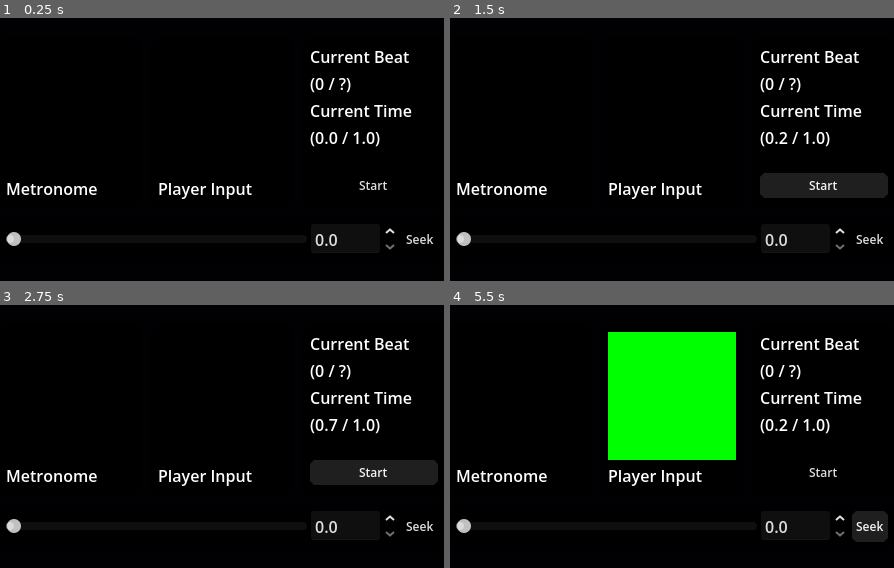
Above: before the commit, frames 1-4 (two rows, left to right).
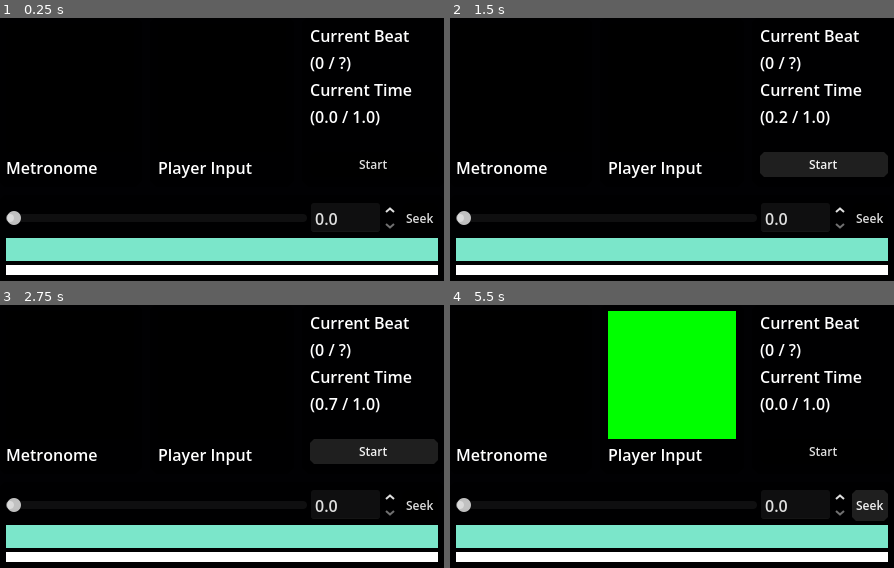
Above: after the commit, the same moments.

Repository: Person552/tower-swing
Game: Godot game, scene res://scenes/beat_mapper.tscn
Two runs of this game, one before a commit and one after it. Both use one fixed random seed, a clock stepped at 60 frames per second and the inputs below. This scene is started directly instead of the project's main scene. Sound files missing from this copy of the repository are replaced by a short silence.
Inputs:
- Up to frame 1 (0.25 s): no input
- Up to frame 2 (1.5 s): click "Seek" at 0.5 s; click "Start" at 1.25 s
- Up to frame 3 (2.75 s): click "Start" at 2 s
- Up to frame 4 (5.5 s): click "Seek" at 2.75 s; click "Start" at 3.5 s; click "Seek" at 4.25 s; tap Enter (ui_accept) at 5, 5.27 s; tap Space (hook) at 5.1 s

The runs differ from the first frame. In frame 1, 18% of the frame differs, in the area x 1-99%, y 4-98%; in frame 2, 22%; in frame 3, 22%; in frame 4, 22%, in the area x 1-99%, y 2-98%.
Error after the commit: Invalid assignment of property or key 'max_value' with value of type 'float' on a base object of type 'null instance'. (res://scripts/beat_mapper.gd:102)

Commit message:
Beatmapper Changes
UI changes to beatmapper

Diff:
--- /dev/null
+++ b/beatmaps/testmap1.json
@@ -0,0 +1,207 @@
+[
+	{
+		"notes": "Time: 1.29310344827586s",
+		"release": 8,
+		"start": 5
+	},
+	{
+		"notes": "Time: 3.62068965517241s",
+		"release": 2,
+		"start": 1
+	},
+	{
+		"notes": "Time: 5.17241379310345s",
+		"release": 4,
+		"start": 4
+	},
+	{
+		"notes": "Time: 6.46551724137931s",
+		"release": 2,
+		"start": 1
+	},
+	{
+		"notes": "Time: 7.24137931034483s",
+		"release": 5,
+		"start": 1
+	},
+	{
+		"notes": "Time: 10.0862068965517s",
+		"release": 4,
+		"start": 6
+	},
+	{
+		"notes": "Time: 11.3793103448276s",
+		"release": 5,
+		"start": 1
+	},
+	{
+		"notes": "Time: 13.448275862069s",
+		"release": 1,
+		"start": 3
+	},
+	{
+		"notes": "Time: 14.2241379310345s",
+		"release": 1,
+		"start": 2
+	},
+	{
+		"notes": "Time: 14.7413793103448s",
+		"release": 6,
+		"start": 1
+	},
+	{
+		"notes": "Time: 16.551724137931s",
+		"release": 2,
+		"start": 1
+	},
+	{
+		"notes": "Time: 17.5862068965517s",
+		"release": 4,
+		"start": 2
+	},
+	{
+		"notes": "Time: 19.9137931034483s",
+		"release": 2,
+		"start": 5
+	},
+	{
+		"notes": "Time: 21.2068965517241s",
+		"release": 2,
+		"start": 3
+	},
+	{
+		"notes": "Time: 21.9827586206897s",
+		"release": 2,
+		"start": 1
+	},
+	{
+		"notes": "Time: 22.7586206896552s",
+		"release": 8,
+		"start": 1
+	},
+	{
+		"notes": "Time: 25.3448275862069s",
+		"release": 3,
+		"start": 2
+	},
+	{
+		"notes": "Time: 26.8965517241379s",
+		"release": 3,
+		"start": 3
+	},
+	{
+		"notes": "Time: 28.448275862069s",
+		"release": 4,
+		"start": 3
+	},
+	{
+		"notes": "Time: 30.2586206896552s",
+		"release": 1,
+		"start": 3
+	},
+	{
+		"notes": "Time: 30.7758620689655s",
+		"release": 1,
+		"start": 1
+	},
+	{
+		"notes": "Time: 31.2931034482759s",
+		"release": 1,
+		"start": 1
+	},
+	{
+		"notes": "Time: 31.8103448275862s",
+		"release": 1,
+		"start": 1
+	},
+	{
+		"notes": "Time: 32.3275862068966s",
+		"release": 1,
+		"start": 1
+	},
+	{
+		"notes": "Time: 32.8448275862069s",
+		"release": 2,
+		"start": 1
+	},
+	{
+		"notes": "Time: 33.8793103448276s",
+		"release": 3,
+		"start": 2
+	},
+	{
+		"notes": "Time: 35.4310344827586s",
+		"release": 8,
+		"start": 3
+	},
+	{
+		"notes": "Time: 39.5689655172414s",
+		"release": 3,
+		"start": 8
+	},
+	{
+		"notes": "Time: 41.3793103448276s",
+		"release": 8,
+		"start": 4
+	},
+	{
+		"notes": "Time: 43.9655172413793s",
+		"release": 2,
+		"start": 2
+	},
+	{
+		"notes": "Time: 45.2586206896552s",
+		"release": 2,
+		"start": 1
+	},
+	{
+		"notes": "Time: 46.0344827586207s",
+		"release": 1,
+		"start": 1
+	},
+	{
+		"notes": "Time: 46.551724137931s",
+		"release": 4,
+		"start": 1
+	},
+	{
+		"notes": "Time: 48.3620689655172s",
+		"release": 3,
+		"start": 3
+	},
+	{
+		"notes": "Time: 49.6551724137931s",
+		"release": 6,
+		"start": 2
+	},
+	{
+		"notes": "Time: 51.7241379310345s",
+		"release": 2,
+		"start": 2
+	},
+	{
+		"notes": "Time: 52.7586206896552s",
+		"release": 4,
+		"start": 2
+	},
+	{
+		"notes": "Time: 54.3103448275862s",
+		"release": 3,
+		"start": 2
+	},
+	{
+		"notes": "Time: 56.3793103448276s",
+		"release": 7,
+		"start": 5
+	},
+	{
+		"notes": "Time: 60.0s",
+		"release": 4,
+		"start": 7
+	},
+	{
+		"notes": "Time: 61.8103448275862s",
+		"release": 2,
+		"start": 3
+	}
+]
--- a/scenes/beat_mapper.tscn
+++ b/scenes/beat_mapper.tscn
@@ -1,9 +1,10 @@
 [gd_scene format=3 uid="uid://dc3iwum81y1ny"]
 
 [ext_resource type="Script" uid="uid://b3unkbyuvjwva" path="res://scripts/beat_mapper.gd" id="1_7jouc"]
-[ext_resource type="AudioStream" path="res://songs/Fools Masquerade.mp3" id="2_v6knf"]
+[ext_resource type="AudioStream" uid="uid://dvwf83ar1cf2n" path="res://songs/Fools Masquerade - CHiMERA.mp3" id="2_v6knf"]
 [ext_resource type="AudioStream" uid="uid://226hpkjr87k6" path="res://songs/Cyborg Ninja.mp3" id="2_xw4ct"]
 [ext_resource type="AudioStream" uid="uid://d2lbruwtwkpym" path="res://sounds/metronome.mp3" id="3_0wntc"]
+[ext_resource type="Texture2D" uid="uid://b4rvbbjrlorey" path="res://textures/shader_white.png" id="5_n42sg"]
 
 [sub_resource type="StyleBoxFlat" id="StyleBoxFlat_cg64t"]
 bg_color = Color(0, 0, 0, 0.49803922)
@@ -19,6 +20,12 @@
 
 [sub_resource type="StyleBoxEmpty" id="StyleBoxEmpty_doqle"]
 
+[sub_resource type="StyleBoxFlat" id="StyleBoxFlat_ynw7a"]
+bg_color = Color(0.19434926, 0.19434929, 0.19434917, 1)
+
+[sub_resource type="StyleBoxFlat" id="StyleBoxFlat_doqle"]
+bg_color = Color(0.48103422, 0.9011167, 0.79317397, 1)
+
 [node name="BeatMapper" type="Control" unique_id=825931372]
 layout_mode = 3
 anchors_preset = 15
@@ -29,7 +36,7 @@
 size_flags_horizontal = 3
 size_flags_vertical = 3
 script = ExtResource("1_7jouc")
-target_path = "res://beatmaps/testmap.json"
+target_path = "res://beatmaps/testmap1.json"
 song = ExtResource("2_v6knf")
 metronome_sound = true
 
@@ -125,27 +132,44 @@
 layout_mode = 2
 theme_override_styles/panel = SubResource("StyleBoxFlat_cg64t")
 
-[node name="HBoxContainer2" type="HBoxContainer" parent="CenterContainer/VBoxContainer/PanelContainer2" unique_id=345123413]
+[node name="VBoxContainer" type="VBoxContainer" parent="CenterContainer/VBoxContainer/PanelContainer2" unique_id=94932991]
 layout_mode = 2
 
-[node name="SeekSlider" type="HSlider" parent="CenterContainer/VBoxContainer/PanelContainer2/HBoxContainer2" unique_id=63043978]
+[node name="HBoxContainer2" type="HBoxContainer" parent="CenterContainer/VBoxContainer/PanelContainer2/VBoxContainer" unique_id=345123413]
+layout_mode = 2
+
+[node name="SeekSlider" type="HSlider" parent="CenterContainer/VBoxContainer/PanelContainer2/VBoxContainer/HBoxContainer2" unique_id=63043978]
 layout_mode = 2
 size_flags_horizontal = 3
 size_flags_vertical = 1
 max_value = 79.0
 step = 0.1
 
-[node name="SeekBox" type="SpinBox" parent="CenterContainer/VBoxContainer/PanelContainer2/HBoxContainer2" unique_id=181120104]
+[node name="SeekBox" type="SpinBox" parent="CenterContainer/VBoxContainer/PanelContainer2/VBoxContainer/HBoxContainer2" unique_id=181120104]
 layout_mode = 2
 step = 0.1
 custom_arrow_step = 1.0
 
-[node name="SeekButton" type="Button" parent="CenterContainer/VBoxContainer/PanelContainer2/HBoxContainer2" unique_id=1981814613]
+[node name="SeekButton" type="Button" parent="CenterContainer/VBoxContainer/PanelContainer2/VBoxContainer/HBoxContainer2" unique_id=1981814613]
 layout_mode = 2
 text = "Seek"
 
+[node name="ProgressBar" type="ProgressBar" parent="CenterContainer/VBoxContainer/PanelContainer2/VBoxContainer" unique_id=2065591372]
+layout_mode = 2
+theme_override_colors/font_color = Color(0.95, 0.95, 0.95, 0)
+theme_override_styles/background = SubResource("StyleBoxFlat_ynw7a")
+theme_override_styles/fill = SubResource("StyleBoxFlat_doqle")
+value = 100.0
+
+[node name="TextureRect" type="TextureRect" parent="CenterContainer/VBoxContainer/PanelContainer2/VBoxContainer" unique_id=995709071]
+custom_minimum_size = Vector2(-1, 10)
+custom_maximum_size = Vector2(-1, 10)
+layout_mode = 2
+texture = ExtResource("5_n42sg")
+expand_mode = 1
+
 [connection signal="finished" from="Player" to="." method="_on_player_finished"]
 [connection signal="pressed" from="CenterContainer/VBoxContainer/HBoxContainer/PanelContainer3/VBoxContainer/StartButton" to="." method="_on_start_button_pressed"]
-[connection signal="value_changed" from="CenterContainer/VBoxContainer/PanelContainer2/HBoxContainer2/SeekSlider" to="." method="_on_seek_slider_value_changed"]
-[connection signal="value_changed" from="CenterContainer/VBoxContainer/PanelContainer2/HBoxContainer2/SeekBox" to="." method="_on_seek_box_value_changed"]
-[connection signal="pressed" from="CenterContainer/VBoxContainer/PanelContainer2/HBoxContainer2/SeekButton" to="." method="_on_seek_button_pressed"]
+[connection signal="value_changed" from="CenterContainer/VBoxContainer/PanelContainer2/VBoxContainer/HBoxContainer2/SeekSlider" to="." method="_on_seek_slider_value_changed"]
+[connection signal="value_changed" from="CenterContainer/VBoxContainer/PanelContainer2/VBoxContainer/HBoxContainer2/SeekBox" to="." method="_on_seek_box_value_changed"]
+[connection signal="pressed" from="CenterContainer/VBoxContainer/PanelContainer2/VBoxContainer/HBoxContainer2/SeekButton" to="." method="_on_seek_button_pressed"]
